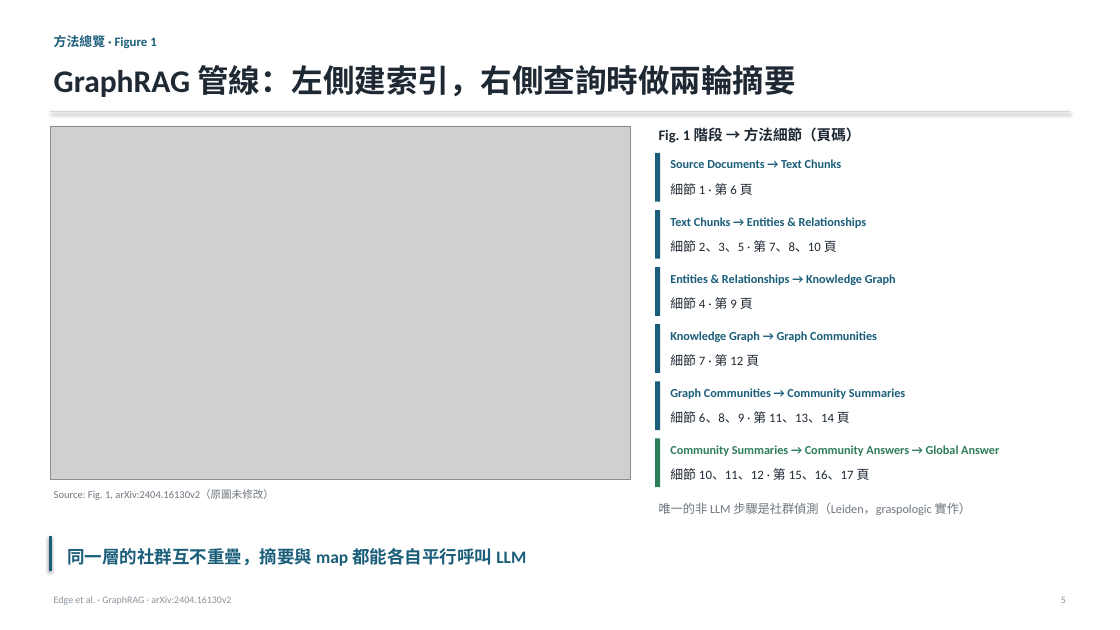
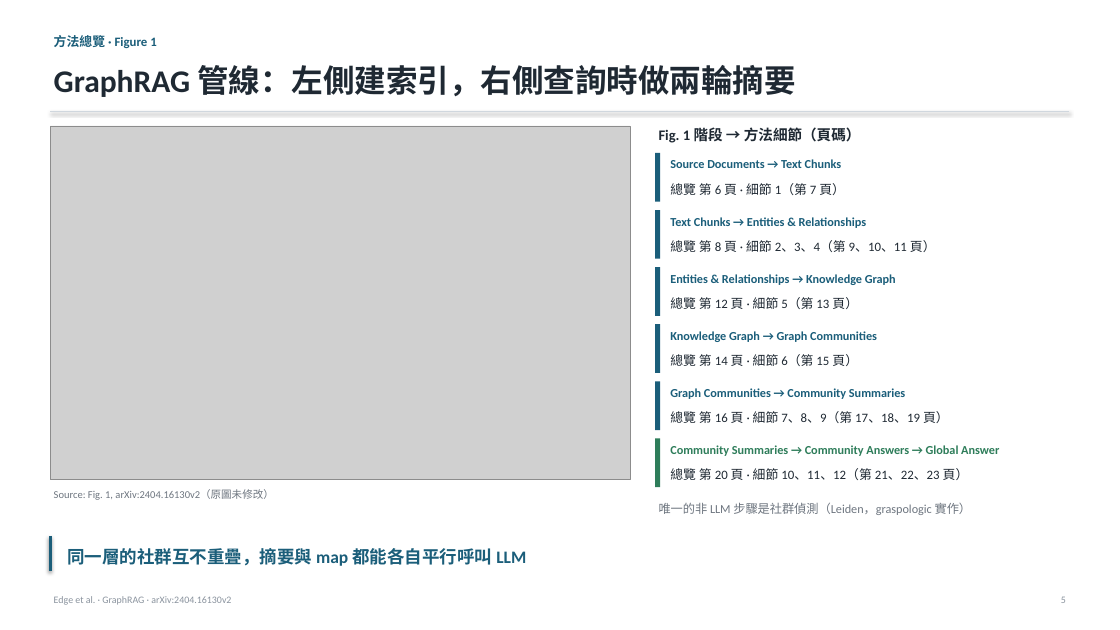
Before and after one commit to Moris-Zhan/CV-RAG-LLM-Papers, a slide deck: slide 5 of RAG/2024_GraphRAG/graph-rag-full-slides_zh-TW.pptx. Drawn at 1120x630 pixels with LibreOffice and Linux fonts; fonts in the diff are those of the drawing; grey boxes stand for pictures. Boxes give left, top, right and bottom in pixels: in the first picture for what was removed or moved away, otherwise in the second. Text is boxed around its words. In the diff, an @@ line names an element or a change of style, - is before the commit and + after.

```diff
--- a/RAG/2024_GraphRAG/graph-rag-full-slides_zh-TW.pptx
+++ b/RAG/2024_GraphRAG/graph-rag-full-slides_zh-TW.pptx
@@ text at [670,183,845,195]: text changed @@
-細節 1 · 第 6 頁
+總覽 第 6 頁 · 細節 1（第 7 頁）
@@ text at [670,240,936,252]: text changed @@
-細節 2、3、5 · 第 7、8、10 頁
+總覽 第 8 頁 · 細節 2、3、4（第 9、10、11 頁）
@@ text at [670,297,858,309]: text changed @@
-細節 4 · 第 9 頁
+總覽 第 12 頁 · 細節 5（第 13 頁）
@@ text at [670,354,858,366]: text changed @@
-細節 7 · 第 12 頁
+總覽 第 14 頁 · 細節 6（第 15 頁）
@@ text at [670,411,949,423]: text changed @@
-細節 6、8、9 · 第 11、13、14 頁
+總覽 第 16 頁 · 細節 7、8、9（第 17、18、19 頁）
@@ text at [670,468,969,480]: text changed @@
-細節 10、11、12 · 第 15、16、17 頁
+總覽 第 20 頁 · 細節 10、11、12（第 21、22、23 頁）
```
Also in this commit, not shown: 23 other slides changed, 15 slides added, 5 other files.
